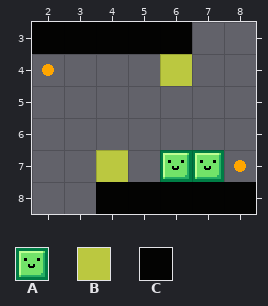
An edit to a level. Tiled map (JSON), Assets/Level_Editor/TileMap/Tutorial_5.tmj. Above is the file before it was changed.
Cells are 32x32 px. Shown: x 2..8, y 3..8.
Key: from "tileSet": A 31, B 32, C 33.
_ is an empty cell.
Layers that did not change in this view are not listed.
Layer "Blocks" before, first column x 2:
3 CCCCC__
4 ____B__
5 _______
6 _______
7 __B__A_
8 __CCCCC
And afterwards:
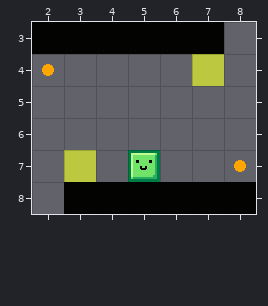
The exact change:
Changed rows in their new state; . is an unchanged cell.
Layer "Blocks":
first column x 3:
3 ....C
4 ..._B
7 B_.._
8 C....
Layer "Players":
first column x 5:
7 A_
Pixel boxes of the changes (left, top, right, bottom) in both pictures:
changed: (160, 22, 224, 86)
changed: (64, 150, 224, 214)
